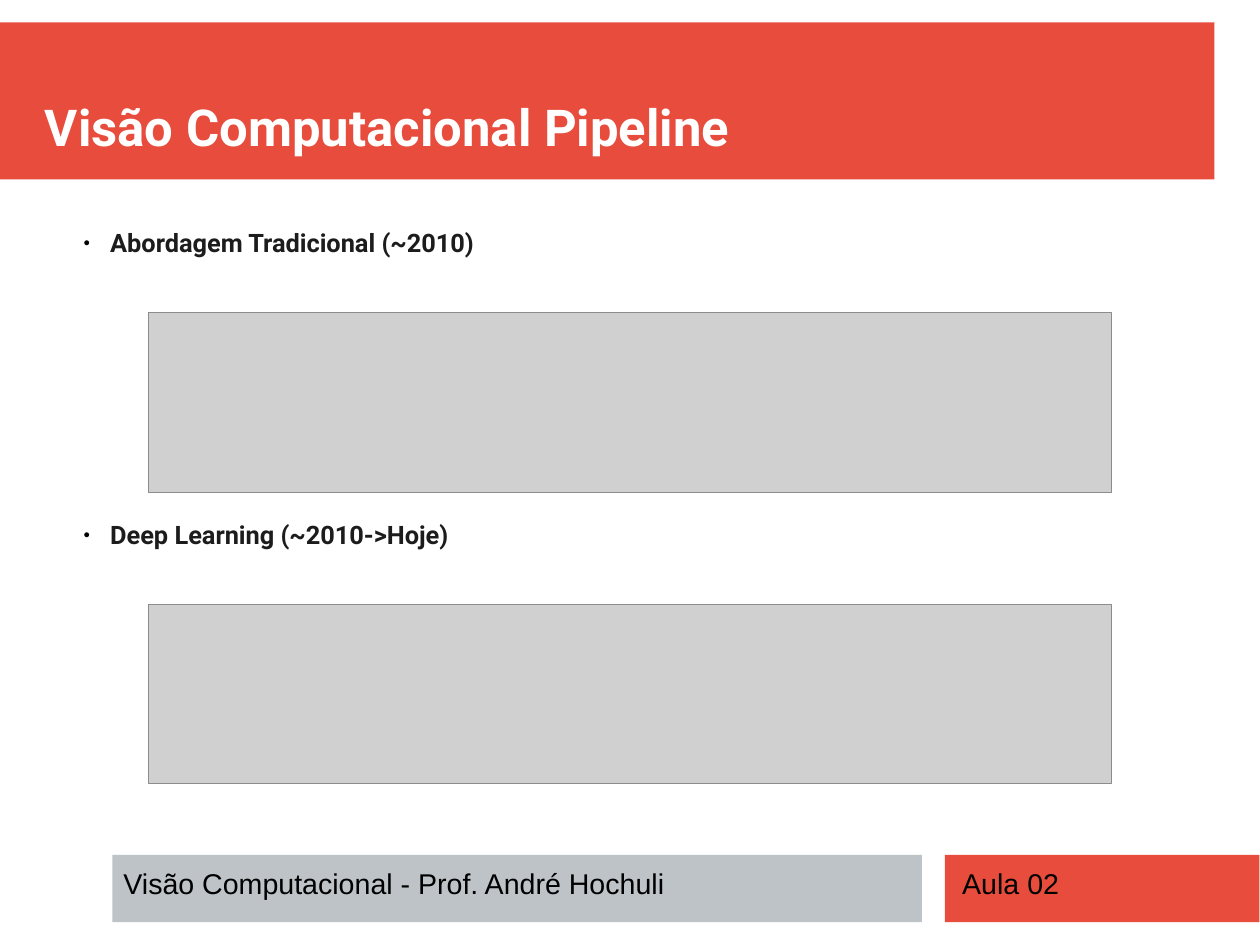
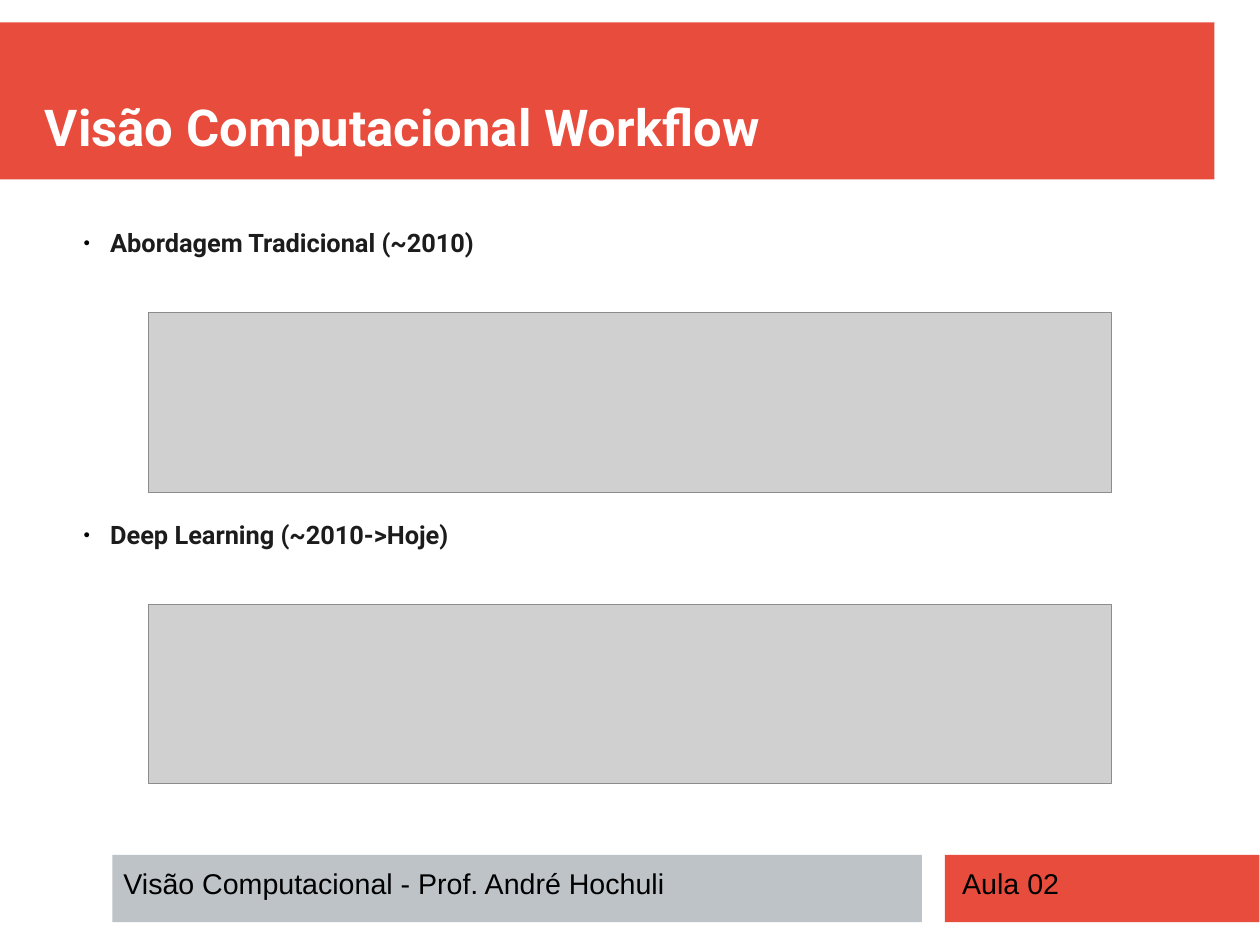
Before and after one commit to andrehochuli/teaching, a slide deck: slide 3 of Visão Computacional/Aula 02 - Filtros e Extração de Características/Aula 02 - Filtros e Extração de Características.pptx. Drawn at 1260x945 pixels with LibreOffice and Linux fonts; fonts in the diff are those of the drawing; grey boxes stand for pictures. Boxes give left, top, right and bottom in pixels: in the first picture for what was removed or moved away, otherwise in the second. Text is boxed around its words. In the diff, an @@ line names an element or a change of style, - is before the commit and + after.

```diff
--- a/Visão Computacional/Aula 02 - Filtros e Extração de Características/Aula 02 - Filtros e Extração de Características.pptx
+++ b/Visão Computacional/Aula 02 - Filtros e Extração de Características/Aula 02 - Filtros e Extração de Características.pptx
@@ text at bbox=[45, 107, 759, 157]: text changed @@
-Visão Computacional Pipeline
+Visão Computacional Workflow
```
Also in this commit, not shown: 33 other slides changed, 4 slides added, 1 slide removed, 2 other files.
